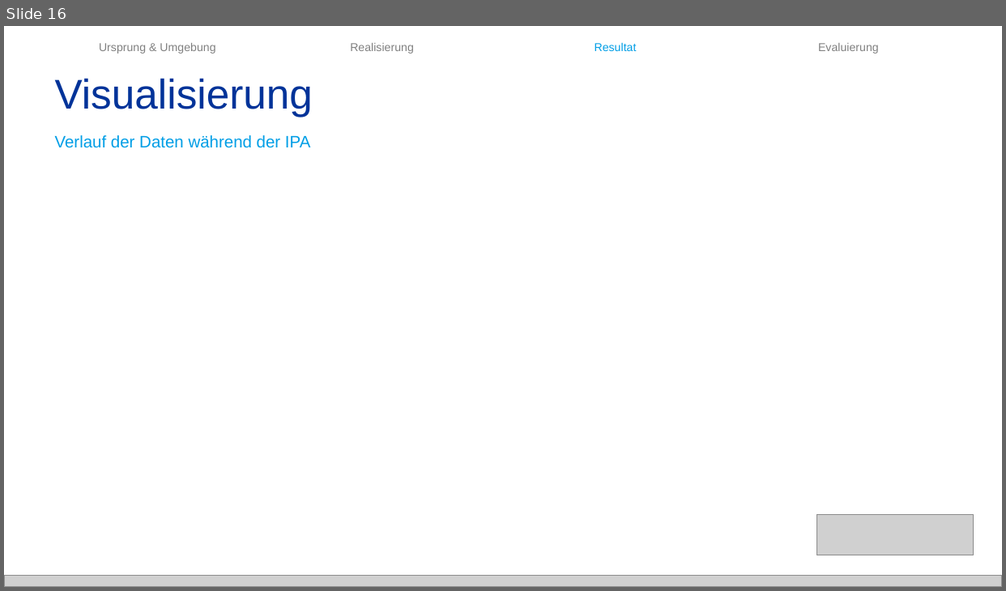
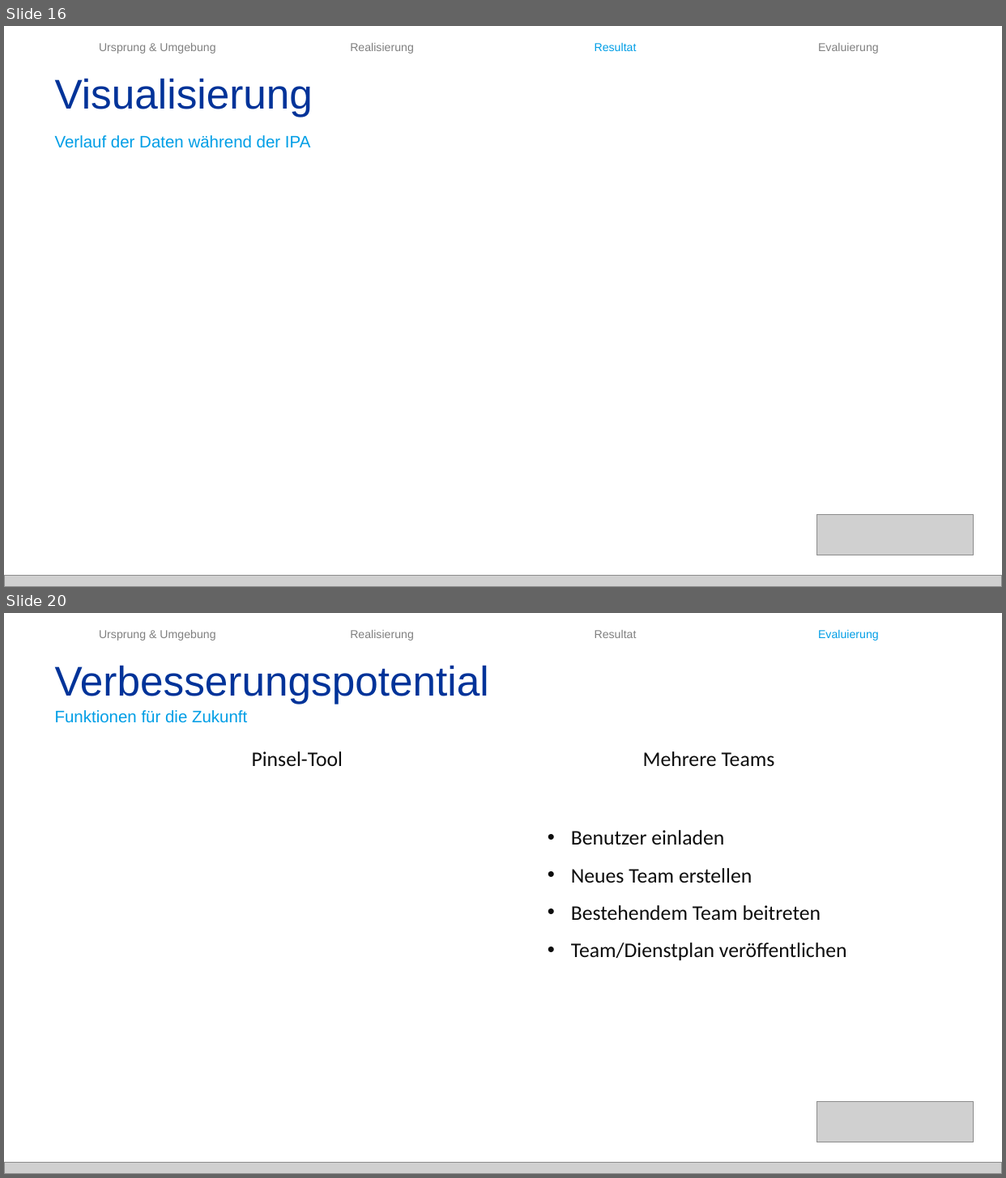
Before and after one commit to baloise/pelan, a slide deck: docs/IPA/Präsentation/Präsentation.pptx. Shown one above the other, each under a label of ours: slide 16 before the commit, slides 16 and 20 after it; the slides between them are not shown. The pictures are 1006x591 and 1006x1178 pixels, drawn with LibreOffice and Linux fonts; fonts in the diff are those of the drawing; grey boxes stand for pictures. Boxes give left, top, right and bottom in pixels: in the first picture for what was removed or moved away, otherwise in the second. Text is boxed around its words. In the diff, an @@ line names an element or a change of style, - is before the commit and + after.

```diff
--- a/docs/IPA/Präsentation/Präsentation.pptx
+++ b/docs/IPA/Präsentation/Präsentation.pptx
@@ slide 20 added at (4, 613, 1002, 1174), background #FFFFFF @@
@@ text added at (99, 630, 215, 641), 11 pt, text #808080 @@
+Ursprung & Umgebung
@@ text added at (350, 630, 414, 641), 11 pt, text #808080 @@
+Realisierung
@@ text added at (594, 630, 637, 638), 11 pt, text #808080 @@
+Resultat
@@ text added at (818, 629, 879, 641), 11 pt, text #009EE6 @@
+Evaluierung
@@ text added at (55, 665, 489, 704), 40 pt, text #003399 @@
+Verbesserungspotential
@@ text added at (55, 710, 247, 723), 16 pt, text #009EE6 @@
+Funktionen für die Zukunft
@@ text added at (252, 752, 343, 766), 20 pt, text #0D0D0D @@
+Pinsel-Tool
@@ text added at (643, 752, 775, 766), 20 pt, text #0D0D0D @@
+Mehrere Teams
@@ text added at (571, 830, 847, 960), 20 pt, text #0D0D0D @@
+• Benutzer einladen
+• Neues Team erstellen
+• Bestehendem Team beitreten
+• Team/Dienstplan veröffentlichen
@@ picture added at (817, 1102, 974, 1143) @@
@@ picture added at (4, 1162, 1002, 1174) @@
```
Also in this commit, not shown: 1 slide changed, 2 other slides added, 13 other files.
